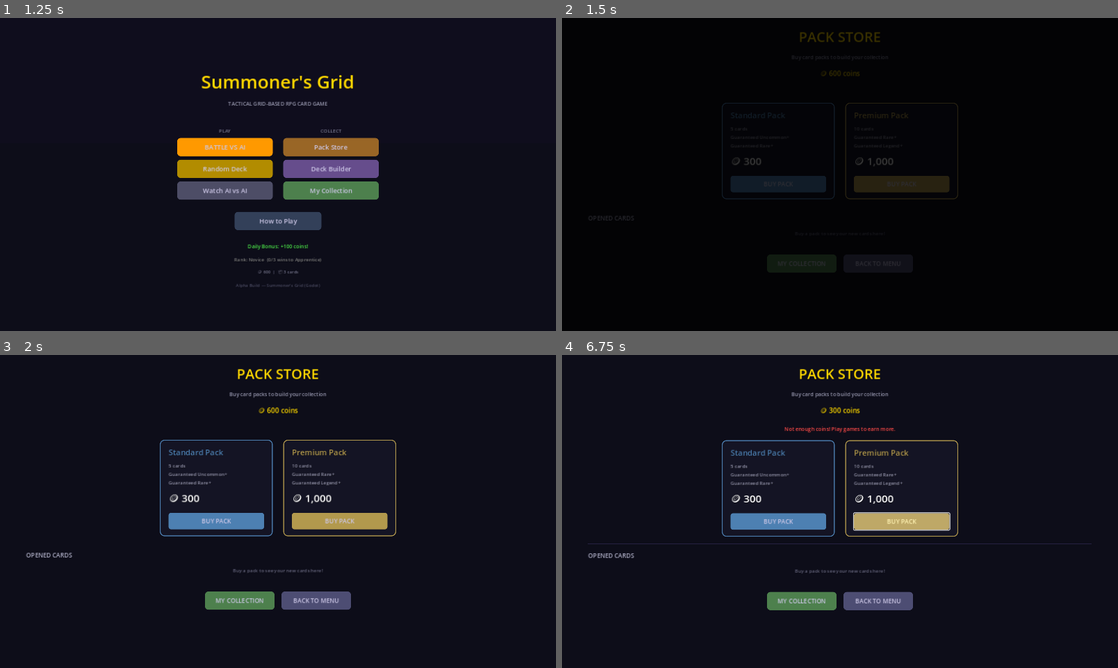
Above: before the commit, frames 1-4 (two rows, left to right).
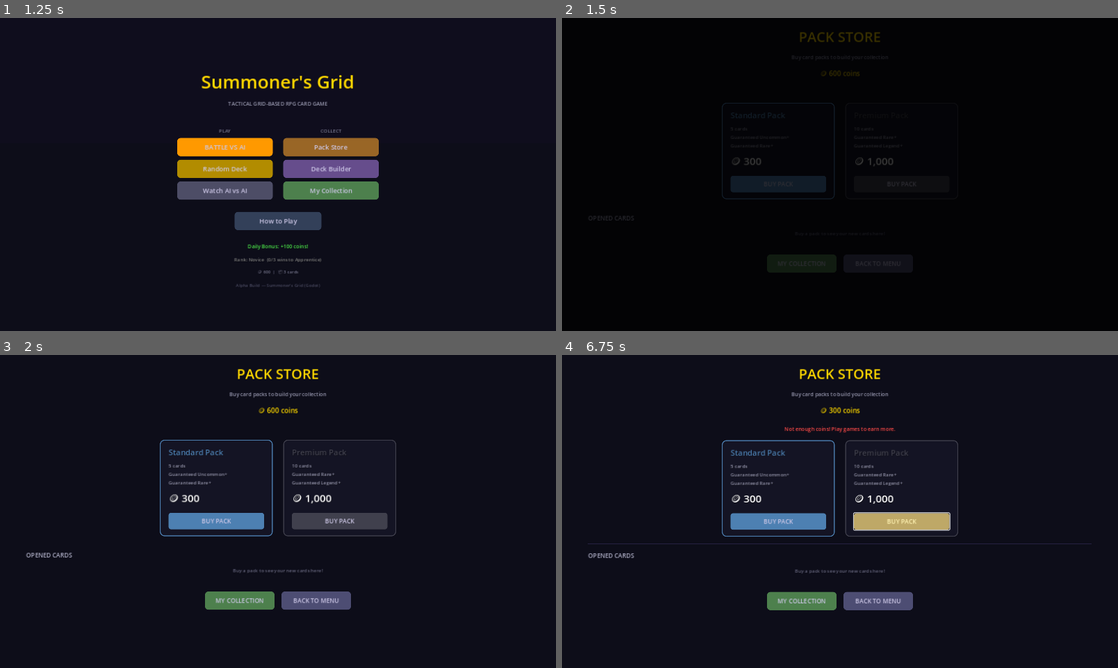
Above: after the commit, the same moments.

Repository: look-itsaxiom/summoners-grid
Game: Godot game, scene res://scenes/login.tscn
The game is run twice, just before and just after one commit, with the same random seed, the same clock (stepped at 60 frames per second) and the same inputs.
Inputs (mouse positions are in pixels of both pictures, inside the frame that each line leads up to):
- Up to frame 1 (1.25 s): click "PLAY" at 0.5 s
- Up to frame 2 (1.5 s): click "Pack Store" at 1.25 s
- Up to frame 3 (2 s): no input
- Up to frame 4 (6.75 s): click "BUY PACK" at 2 s; click (840, 511) at 2.75 s; click (840, 511) at 3.5 s; click (840, 511) at 4.25 s; tap Enter at 5 s; move the mouse to (962, 495) at 5.02 s; tap E at 5.1 s; click (962, 495) at 5.17 s; click "CONTINUE" at 5.75 s; click "BUY PACK" at 6.5 s

Frame 1 is identical in both runs. In frame 2, 0.9% of the frame differs, in the area x 51-72%, y 27-58%; in frame 3, 1.2%, in the area x 50-72%, y 27-58%; in frame 4, 0.3%.

Commit message:
feat: grey out unaffordable packs in store
Packs you can't afford show greyed-out borders, titles, and
buttons. Clear visual feedback — no clicking, reading error
message, and feeling frustrated. Players instantly see what
they can and can't buy.

Co-Authored-By: Claude Opus 4.6 (1M context) <noreply@anthropic.com>

Diff:
--- a/godot/scripts/ui/pack_store.gd
+++ b/godot/scripts/ui/pack_store.gd
@@ -76,8 +76,9 @@
 	packs.alignment = BoxContainer.ALIGNMENT_CENTER
 	main.add_child(packs)
 
-	_add_pack_card(packs, "Standard Pack", "5 cards\nGuaranteed Uncommon+\nGuaranteed Rare+", "🪙 300", Color(0.3, 0.5, 0.7), "standard")
-	_add_pack_card(packs, "Premium Pack", "10 cards\nGuaranteed Rare+\nGuaranteed Legend+", "🪙 1,000", Color(0.7, 0.6, 0.3), "premium")
+	var coins: int = get_node("/root/CardStorage").get_coins()
+	_add_pack_card(packs, "Standard Pack", "5 cards\nGuaranteed Uncommon+\nGuaranteed Rare+", "🪙 300", Color(0.3, 0.5, 0.7), "standard", coins >= 300)
+	_add_pack_card(packs, "Premium Pack", "10 cards\nGuaranteed Rare+\nGuaranteed Legend+", "🪙 1,000", Color(0.7, 0.6, 0.3), "premium", coins >= 1000)
 
 	# Divider
 	var divider := ColorRect.new()
@@ -119,12 +120,13 @@
 		get_node("/root/SceneTransition").change_scene("res://scenes/menu.tscn"))
 
 
-func _add_pack_card(parent: HBoxContainer, title_text: String, desc_text: String, price: String, color: Color, pack_type: String) -> void:
+func _add_pack_card(parent: HBoxContainer, title_text: String, desc_text: String, price: String, color: Color, pack_type: String, can_afford: bool = true) -> void:
+	var display_color: Color = color if can_afford else Color(0.25, 0.25, 0.3)
 	var panel := PanelContainer.new()
 	panel.custom_minimum_size = Vector2(260, 200)
 	var style := StyleBoxFlat.new()
 	style.bg_color = Color(0.08, 0.08, 0.14)
-	style.border_color = color
+	style.border_color = display_color
 	style.border_width_top = 2
 	style.border_width_bottom = 2
 	style.border_width_left = 2
@@ -147,7 +149,7 @@
 	var t := Label.new()
 	t.text = title_text
 	t.add_theme_font_size_override("font_size", 18)
-	t.add_theme_color_override("font_color", color)
+	t.add_theme_color_override("font_color", display_color)
 	vbox.add_child(t)
 
 	var d := Label.new()
@@ -167,7 +169,7 @@
 	buy_btn.custom_minimum_size = Vector2(0, 38)
 	buy_btn.add_theme_font_size_override("font_size", 14)
 	var btn_style := StyleBoxFlat.new()
-	btn_style.bg_color = color
+	btn_style.bg_color = display_color
 	btn_style.corner_radius_top_left = 6
 	btn_style.corner_radius_top_right = 6
 	btn_style.corner_radius_bottom_left = 6
